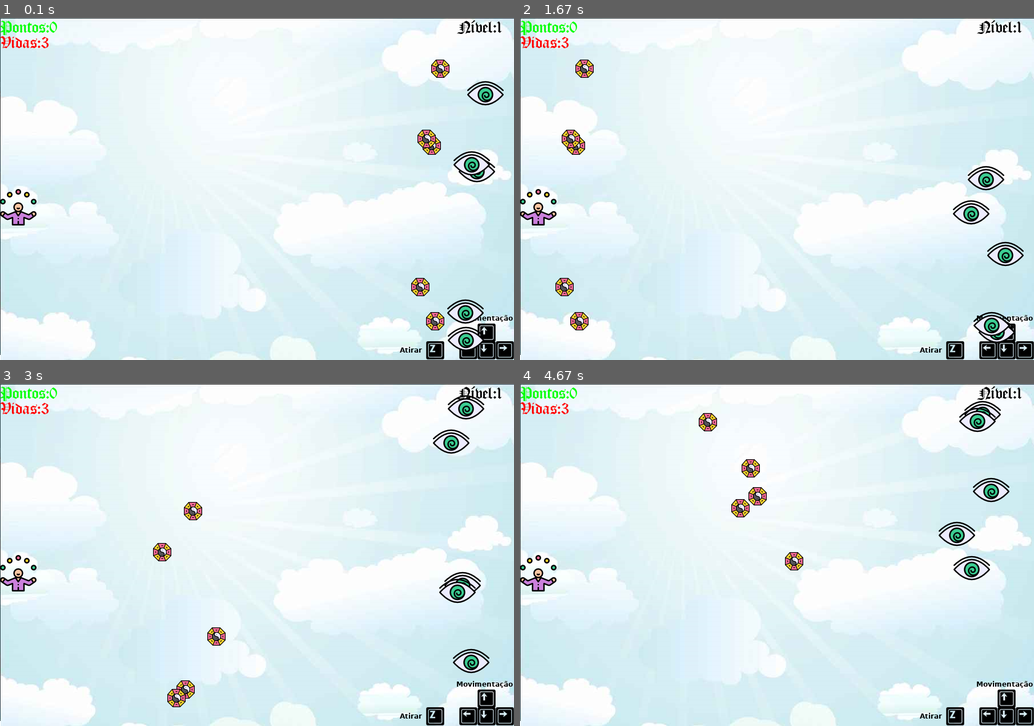
Above: before the commit, frames 1-4 (two rows, left to right).
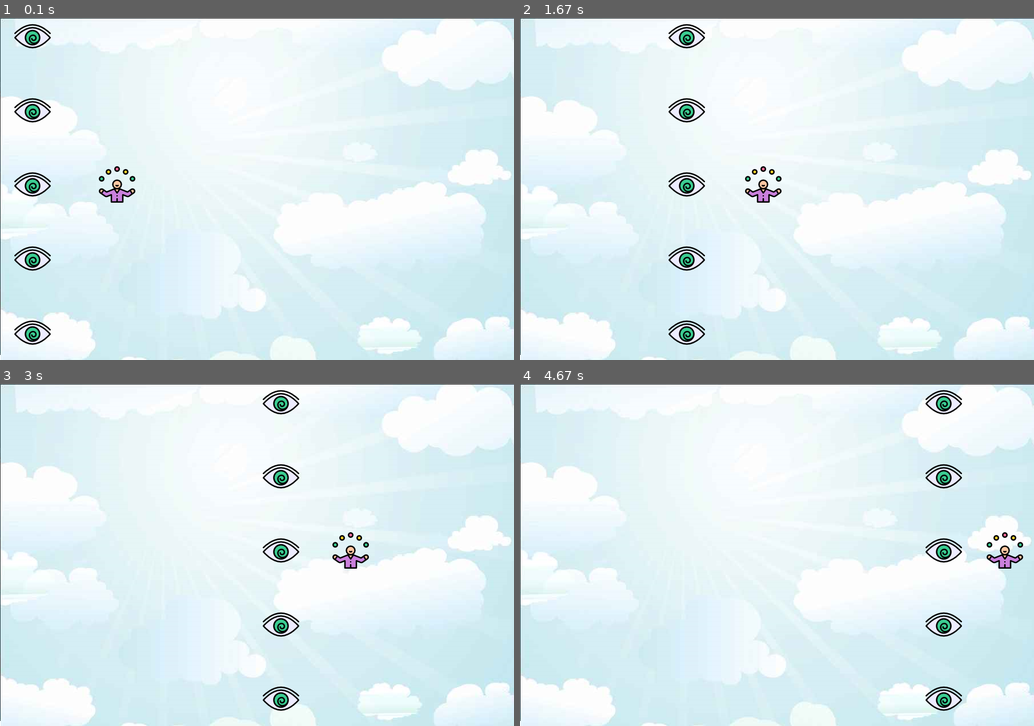
Above: after the commit, the same moments.

Repository: CiceroWesley/projeto-pygame
Game: pygame game, started from main.py
Two runs of this game, one before a commit and one after it. Both use one fixed random seed, a clock stepped at 60 frames per second and the inputs below.
Inputs:
- Up to frame 1 (0.1 s): no input
- Up to frame 2 (1.67 s): no input
- Up to frame 3 (3 s): no input
- Up to frame 4 (4.67 s): no input

The runs differ from the first frame. In frame 1, 5.2% of the frame differs, in the area x 0-100%, y 0-100%; in frame 2, 5.1%; in frame 3, 5.3%; in frame 4, 5.4%.

Commit message:
animation
inicio da animação de abertura

Diff:
--- a/projetopaola.py
+++ b/main.py
@@ -2,6 +2,7 @@
 from pygame.locals import *
 from random import randint
 from funcoes import *
+from time import sleep
 
 pygame.init()
 
@@ -109,6 +110,53 @@
     continua = fonte.render('Continuar?(s ou n)',True,(0,0,0))
     tela.blit(fim,(300,250))
     tela.blit(continua,(310,315))
+
+def animation():
+    fundo2 = pygame.image.load('imagens/fundoab.png')
+    running = True
+    maior = False
+    playerX = 150
+    playerY = 260
+    playerXmuda = 2.35
+    playerYmuda = 0
+
+    enemyX = []
+    enemyY = []
+    enemyXmuda = []
+    enemyYmuda = []
+    enemy = 5
+    posY = [0,130,260,390,520]
+    for i in range(enemy):
+
+        #enemyfoto.append(pygame.image.load('imagens/spiral.png'))
+        enemyX.append(0)
+        enemyY.append(posY[i])
+        enemyXmuda.append(2.50)
+        enemyYmuda.append(0)
+    while running:
+        tela.blit(fundo2,(0,0))
+        for evento in pygame.event.get():
+            if evento.type == pygame.QUIT:
+                pygame.quit()
+                sys.exit()
+
+
+        for i in range(enemy):
+            enemyX[i] += enemyXmuda[i]
+            inimigo(enemyX[i], enemyY[i], i)
+
+        playerX+=playerXmuda
+        jogador(playerX,playerY)
+        if playerX > 985:
+            gamename = fontef.render('Nome do Jogo',True,(0,0,0))
+            tela.blit(gamename,(450,300))
+
+        if playerX > 1000:
+            sleep(3)
+            running=False
+        pygame.display.update()
+
+
 def gameloop():
     #loop do jogo
     global jogadorX, jogadorY, jogadorXmuda, jogadorYmuda, balaX, balaY, balaXmuda, balaYmuda, inimigoATV, balaatira, pontos, vidas, dificuldade
@@ -262,4 +310,6 @@
         life(0,27)
         dificult(800,0)
         pygame.display.update()
+
+animation()
 gameloop()
Binary file added: imagens/fundoab.png
